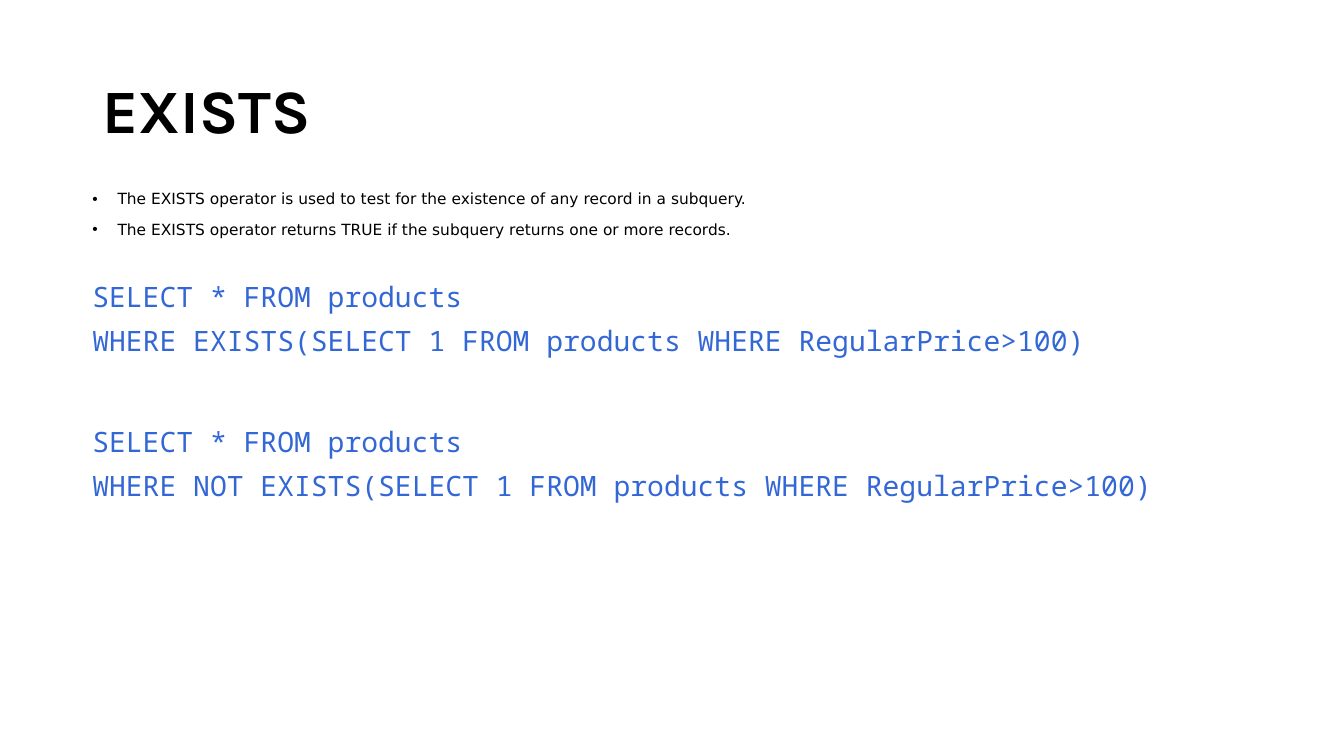
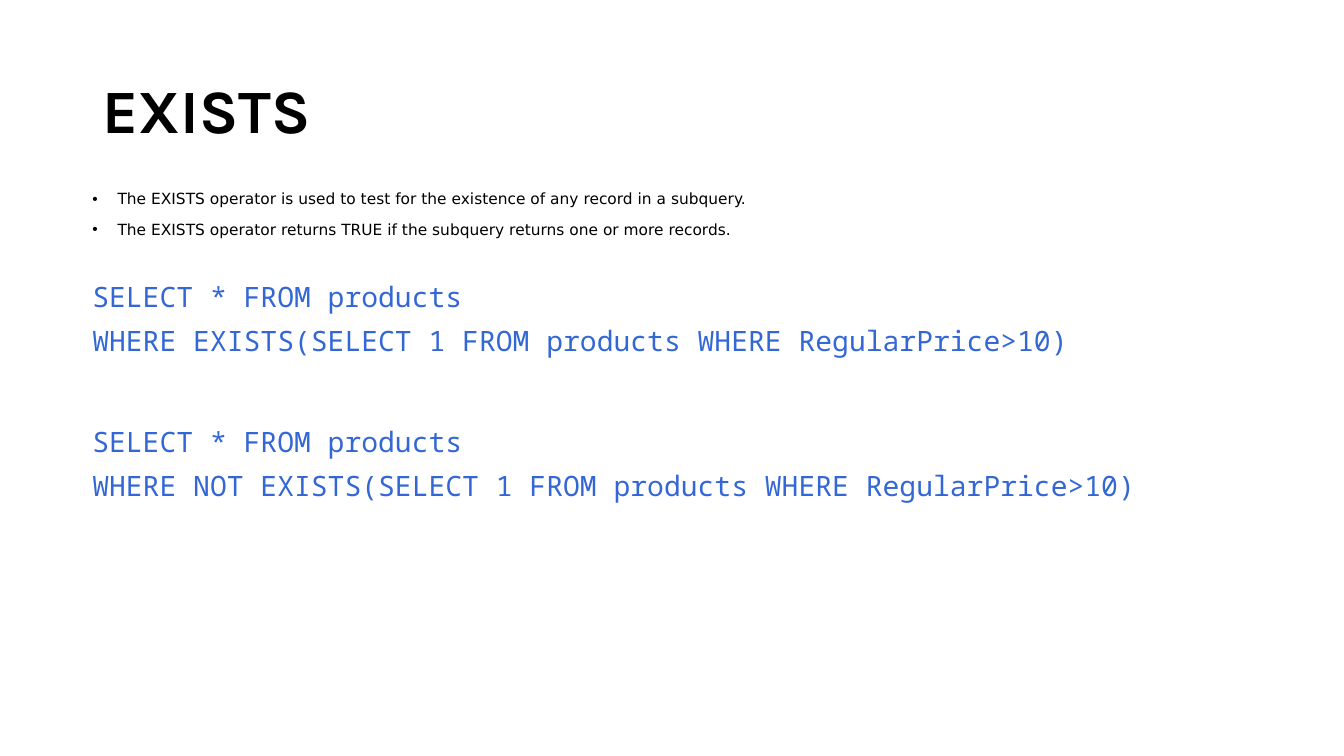
Before and after one commit to appjedi/youtube, a slide deck: slide 10 of SQL/Intro To SQL Day 2.pptx. Drawn at 1344x756 pixels with LibreOffice and Linux fonts; fonts in the diff are those of the drawing. Boxes give left, top, right and bottom in pixels: in the first picture for what was removed or moved away, otherwise in the second. Text is boxed around its words. In the diff, an @@ line names an element or a change of style, - is before the commit and + after.

```diff
--- a/SQL/Intro To SQL Day 2.pptx
+++ b/SQL/Intro To SQL Day 2.pptx
@@ text at (92, 329, 1068, 358): text changed @@
-WHERE EXISTS(SELECT 1 FROM products WHERE RegularPrice>100)
+WHERE EXISTS(SELECT 1 FROM products WHERE RegularPrice>10)
@@ text at (92, 474, 1135, 503): text changed @@
-WHERE NOT EXISTS(SELECT 1 FROM products WHERE RegularPrice>100)
+WHERE NOT EXISTS(SELECT 1 FROM products WHERE RegularPrice>10)
```
Also in this commit, not shown: 3 other slides changed, 10 other files.
